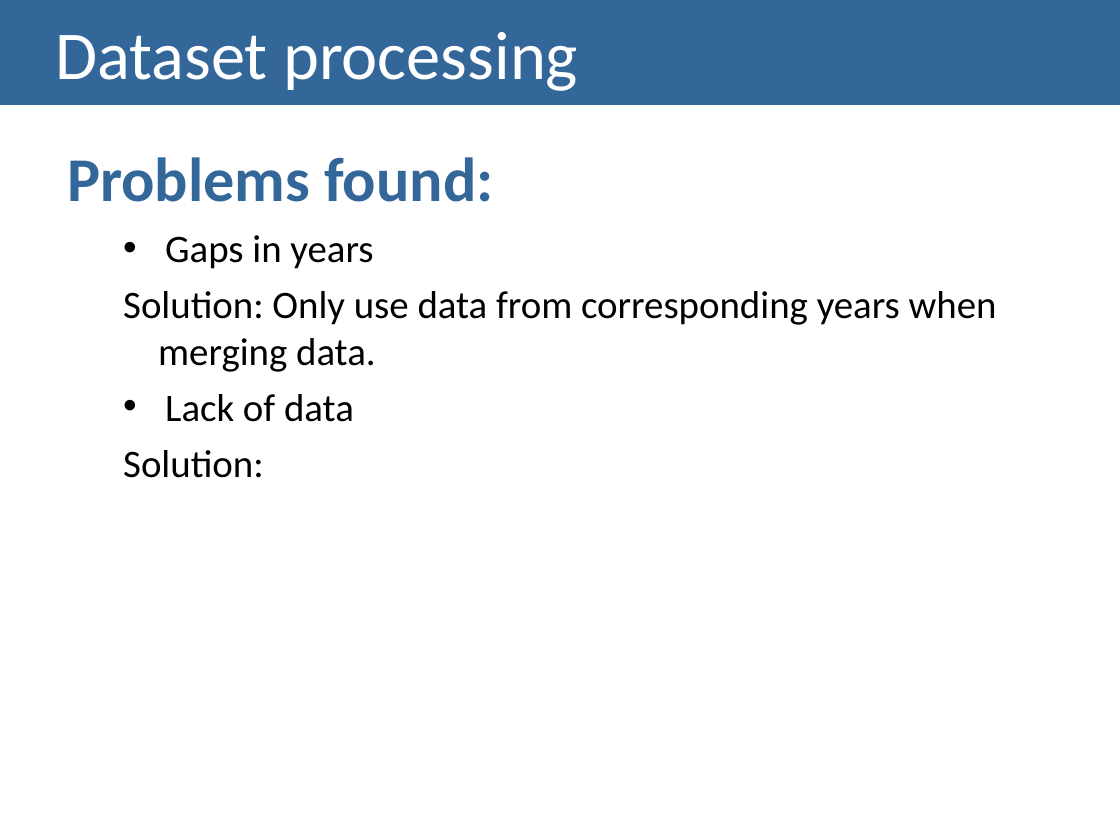
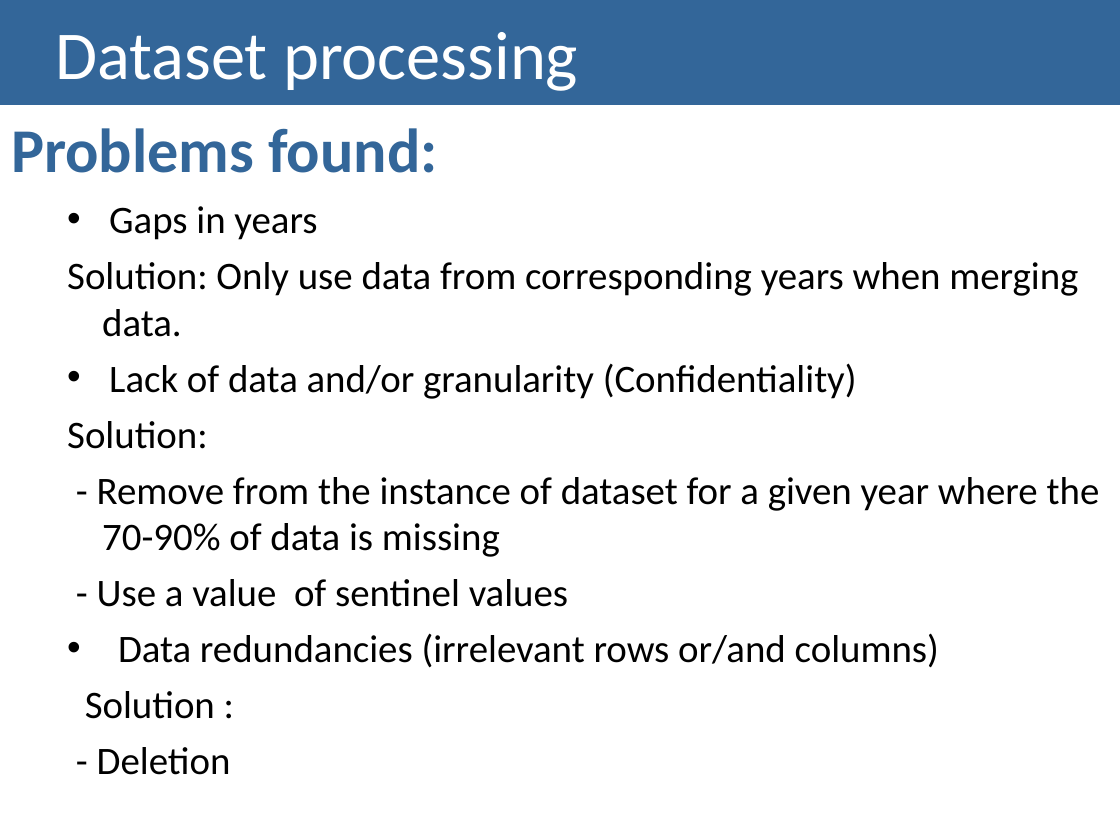
Before and after one commit to MargaridaMorais/information_visualization, a slide deck: slide 17 of CheckpointII/CII_G15.pptx. Drawn at 1120x840 pixels with LibreOffice and Linux fonts; fonts in the diff are those of the drawing. Boxes give left, top, right and bottom in pixels: in the first picture for what was removed or moved away, otherwise in the second. Text is boxed around its words. In the diff, an @@ line names an element or a change of style, - is before the commit and + after.

```diff
--- a/CheckpointII/CII_G15.pptx
+++ b/CheckpointII/CII_G15.pptx
@@ text "Problems found:" moved from (x1=67, y1=157, x2=997, y2=478) to (x1=11, y1=128, x2=1100, y2=775) @@
@@ text at (x1=109, y1=363, x2=857, y2=399): text changed @@
-  • Lack of data
+  • Lack of data and/or granularity (Confidentiality)
@@ text at (x1=85, y1=477, x2=1100, y2=775): paragraphs added @@
+  - Remove from the instance of dataset for a given year where the 70-90% of data is missing
+  - Use a value of sentinel values
+  • Data redundancies (irrelevant rows or/and columns)
+  Solution :
+  - Deletion
```
Also in this commit, not shown: 9 other slides changed, 1 slide removed, 1 other file.
